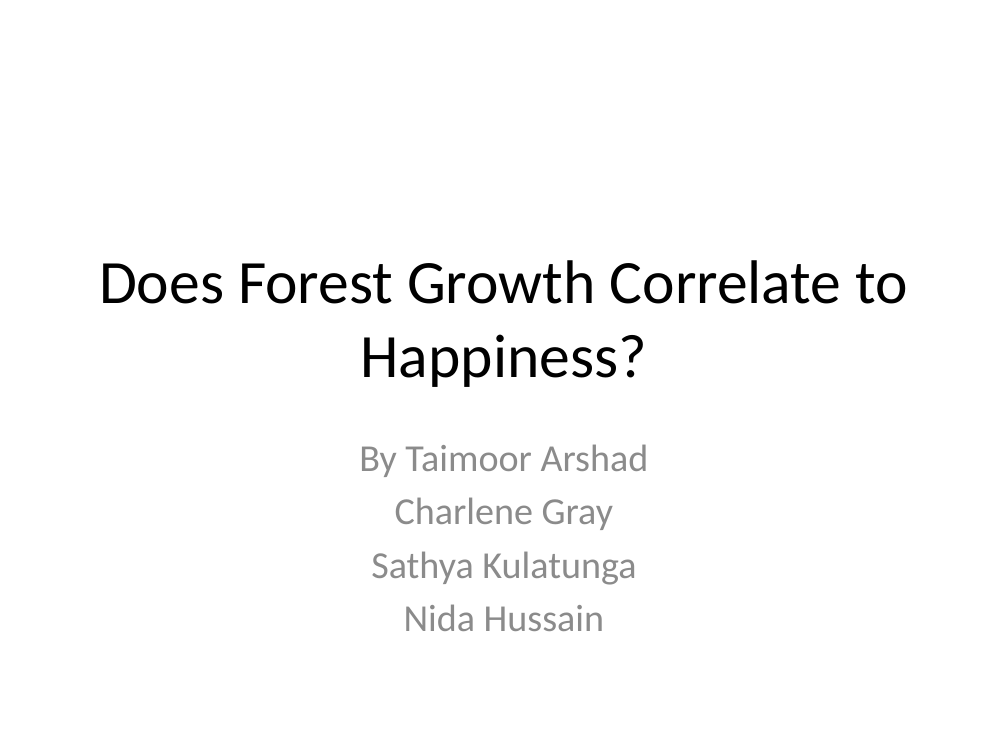
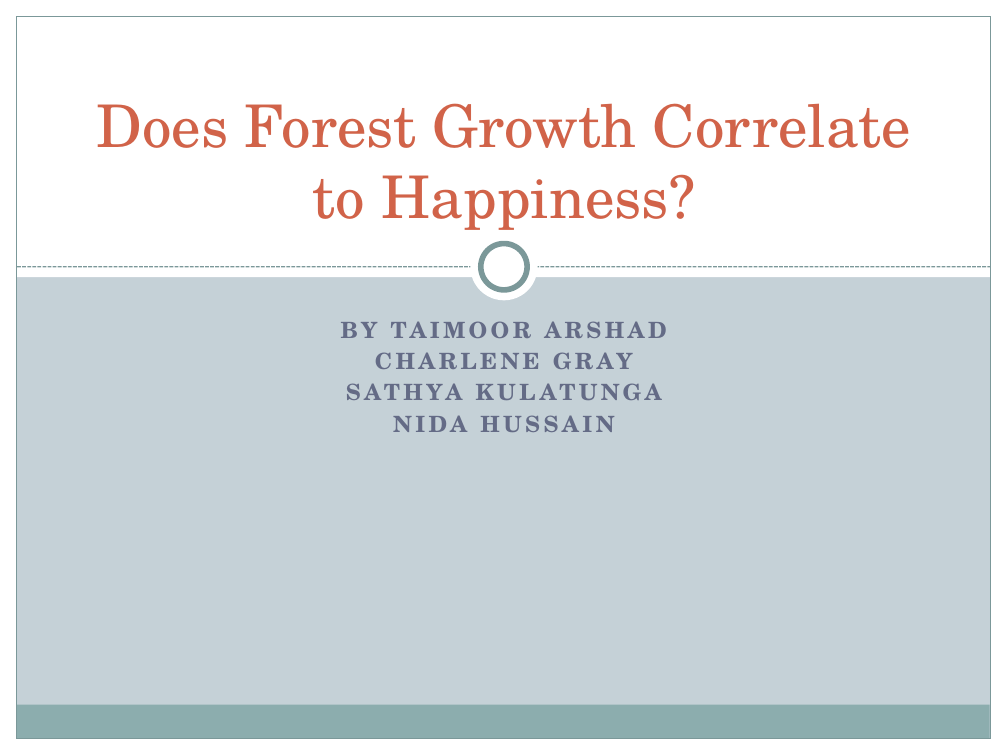
Before and after one commit to Persephone007/Forest-Density-and-Happiness, a slide deck: slide 1 of Does Forest Growth Correlate to Happiness.pptx. Drawn at 1008x756 pixels with LibreOffice and Linux fonts; fonts in the diff are those of the drawing. Boxes give left, top, right and bottom in pixels: in the first picture for what was removed or moved away, otherwise in the second. Text is boxed around its words. In the diff, an @@ line names an element or a change of style, - is before the commit and + after.

Commit message:
Added design template to powerpoint

```diff
--- a/Does Forest Growth Correlate to Happiness.pptx
+++ b/Does Forest Growth Correlate to Happiness.pptx
@@ background #FFFFFF to #C5D1D7 @@
@@ rectangle added at <box>0,0,17,756</box>, fill #FFFFFF @@
@@ rectangle added at <box>0,0,1008,277</box>, fill #FFFFFF @@
@@ rectangle added at <box>17,17,991,739</box>, outline #7C999A 0.75 pt @@
@@ rectangle added at <box>991,0,1008,756</box>, fill #FFFFFF @@
@@ title "Does Forest Growth Correlate to ...": place and size @@
-title "Does Forest Growth Correlate to ..." at <box>99,260,907,387</box>
+title "Does Forest Growth Correlate to ..." at <box>97,103,911,230</box>
@@ title "Does Forest Growth Correlate to ..." at <box>97,103,911,230</box>: size 44 to 42 pt, font Calibri to TeX Gyre Schola, text colour #000000 to #D16349; vertical alignment middle to bottom @@
@@ ellipse added at <box>471,233,538,300</box>, fill #FFFFFF @@
@@ line added from (17, 267) to (991, 267), #7C999A 0.9 pt dashed @@
@@ ellipse added at <box>481,244,527,290</box>, fill #FFFFFF, outline #7C999A 4 pt @@
@@ subtitle at <box>341,321,666,432</box>: text changed; size 27.2 to 16 pt; font Calibri to TeX Gyre Schola; text colour #8C8C8C to #646B86; bold on @@
-By Taimoor Arshad
-Charlene Gray
-Sathya Kulatunga
-Nida Hussain
+BY TAIMOOR ARSHAD
+CHARLENE GRAY
+SATHYA KULATUNGA
+NIDA HUSSAIN
@@ rectangle added at <box>16,705,990,739</box>, fill #8CADAE @@
@@ rectangle added at <box>0,739,1008,756</box>, fill #FFFFFF @@
```
Also in this commit, not shown: 18 other slides changed.
